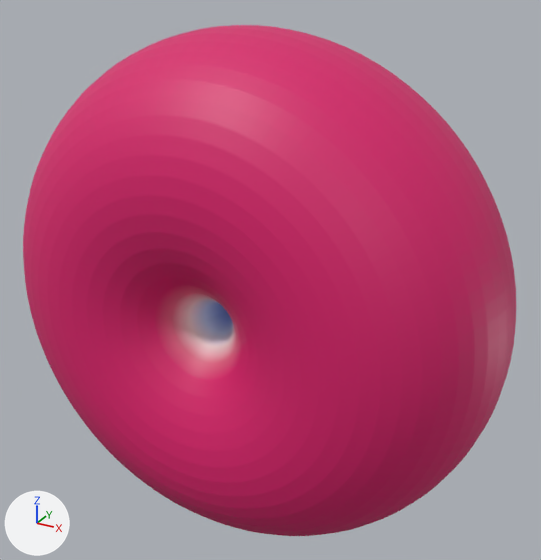
The glTF model assets/torus_grid_sweep/torus_R0_r9.glb as it was, and as the next commit left it.
Camera for both pictures: a camera (50 mm lens) standing at (13.58, -23.15, 12.32) and looking at (0.55, 0.54, 0.48). Lighting does not change. The marker at lower left points along +X, +Y and +Z. The older version comes first. Where no turn or scale is listed for an object, it has been applied to the vertices.

The older version as bpy lines, for what is in view:
```python
me_geometry_0 = bpy.data.meshes.new('geometry_0')
me_geometry_0.from_pydata(...)  # 4901 vertices, 9800 faces; spans x -10.0..10.0, y -5.0..5.0, z -10.0..10.0
me_geometry_0.materials.append(mat_defaultmaterial)
ob_geometry_0 = bpy.data.objects.new('geometry_0', me_geometry_0)
ob_geometry_0.location = (0.0, 0.0, 0.0)
```
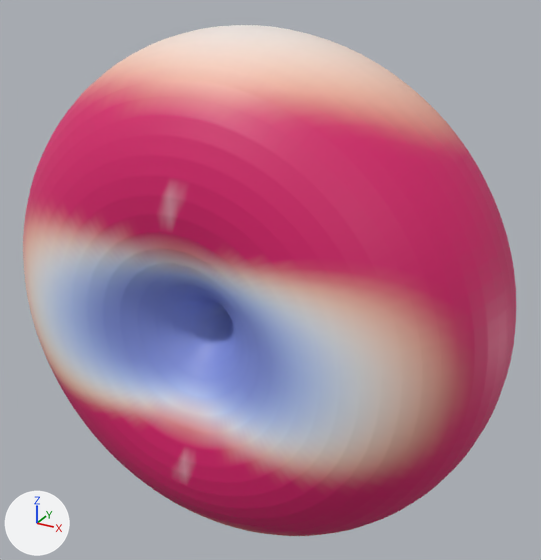
Patch to the scene script:
```diff
--- a/assets/torus_grid_sweep/torus_R0_r9.glb.py
+++ b/assets/torus_grid_sweep/torus_R0_r9.glb.py
@@ me_geometry_0 @@
 me_geometry_0.from_pydata(...)  # 4901 vertices, 9800 faces; spans x -10.0..10.0, y -5.0..5.0, z -10.0..10.0
 # used by ob_geometry_0; location = (0.0, 0.0, 0.0)
+# me_geometry_0 part 1: 2820 faces centred in x -5.1..5.1, y -5.0..4.4, z -2.4..2.4 are repainted in the vertex colours; the middle colour goes from pink #da6684 to blue #8394e1
+# me_geometry_0 part 2: 1602 faces centred in x -9.6..9.6, y -5.0..5.0, z -8.5..8.5 are repainted in the vertex colours; the middle colour goes from pink #da1c6c to pink #e3737f
+# me_geometry_0 part 3: 1908 faces centred in x -8.5..8.5, y -5.0..5.0, z -10.0..10.0 are repainted in the vertex colours; the middle colour goes from pink #da1c6c to pale pink #f5dad4
 me_geometry_0.materials.append(mat_defaultmaterial)
```

What differs and where, as boxes (x1, y1, x2, y2) in the pictures (541 x 560 px):
part 1 of me_geometry_0, recoloured (pink to blue)
    both: (59, 262, 319, 432)
part 2 of me_geometry_0, recoloured
    both: (23, 67, 474, 536)
part 3 of me_geometry_0, recoloured (lighter)
    both: (23, 25, 441, 478)
